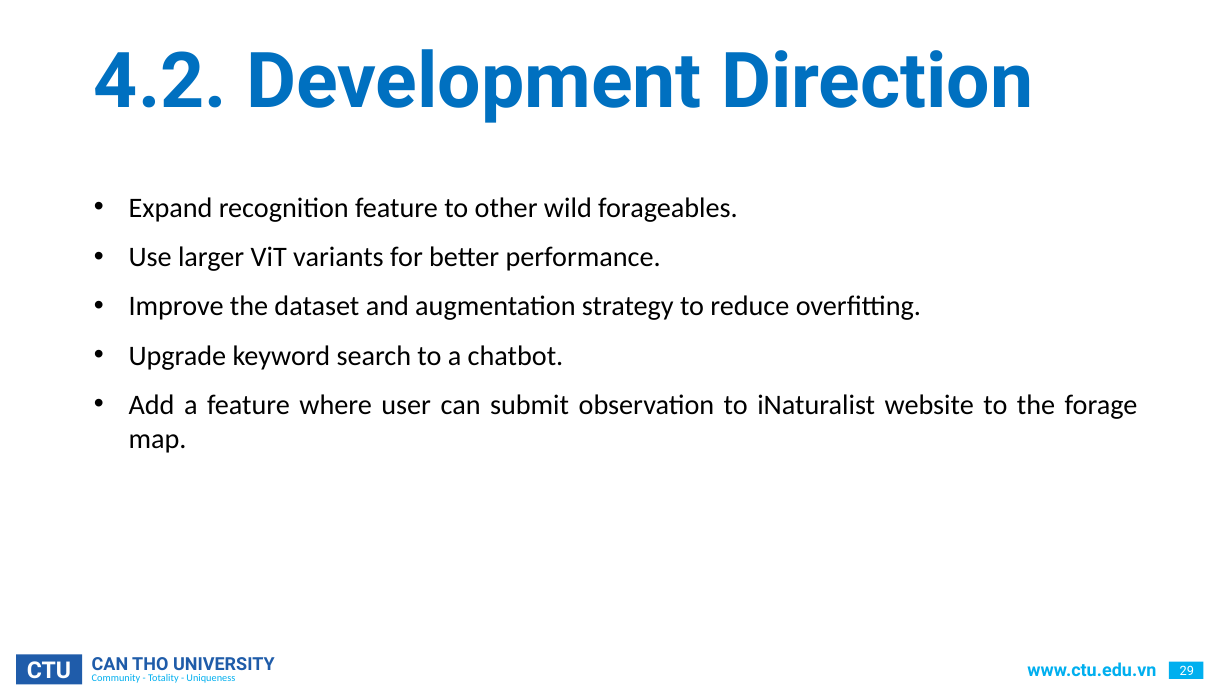
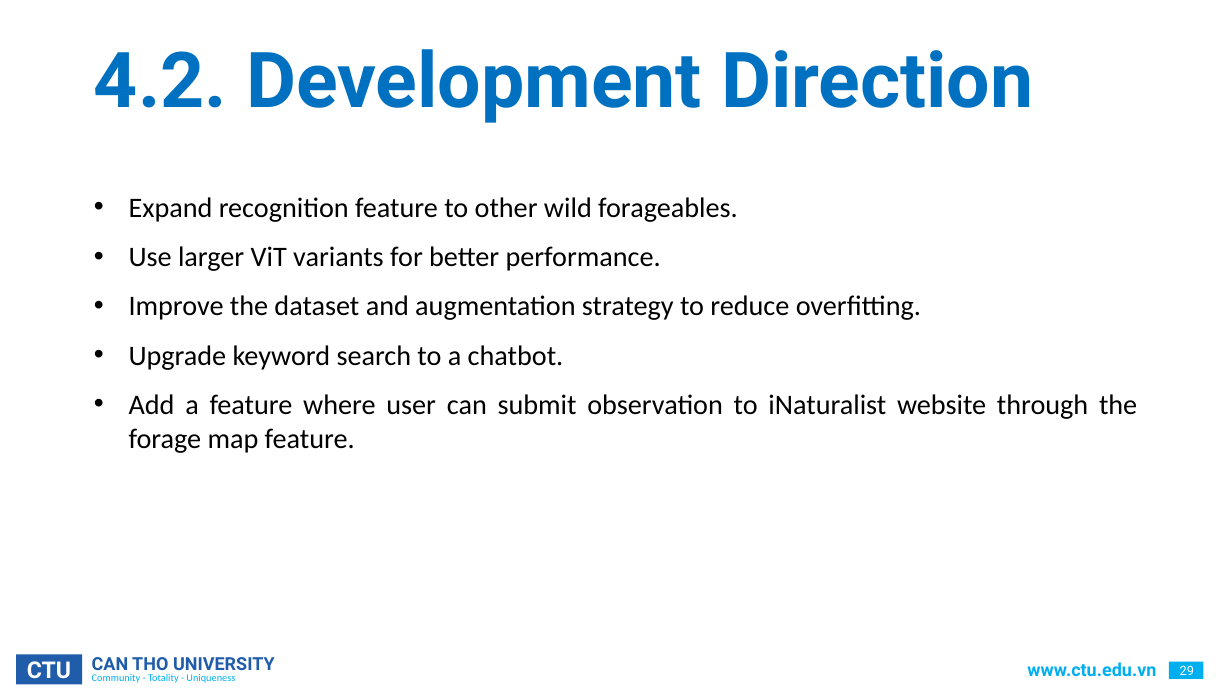
Before and after one commit to CommonHouseCat/fungiscan-mushroom-identifier, a slide deck: slide 29 of Báo cáo/GraduationThesis.pptx. Drawn at 1232x693 pixels with LibreOffice and Linux fonts; fonts in the diff are those of the drawing; background and template pictures are left out. Boxes give left, top, right and bottom in pixels: in the first picture for what was removed or moved away, otherwise in the second. Text is boxed around its words. In the diff, an @@ line names an element or a change of style, - is before the commit and + after.

```diff
--- a/Báo cáo/GraduationThesis.pptx
+++ b/Báo cáo/GraduationThesis.pptx
@@ text at (129, 394, 1137, 453): text changed @@
-• Add a feature where user can submit observation to iNaturalist website to the forage map.
+• Add a feature where user can submit observation to iNaturalist website through the forage map feature.
```
Also in this commit, not shown: 1 slide removed.
